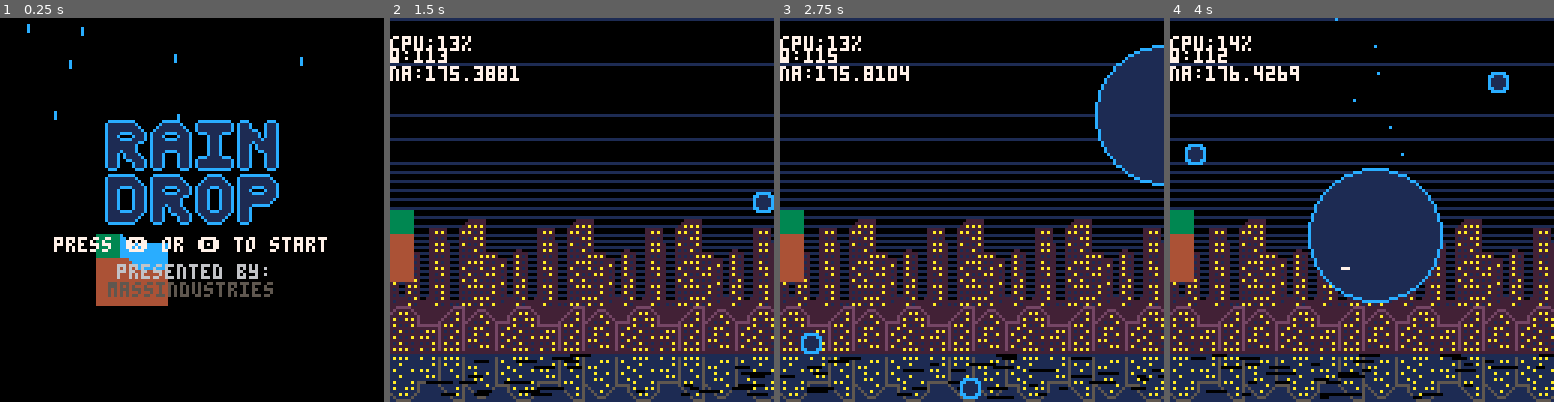
Above: before the commit, frames 1-4 (left to right).
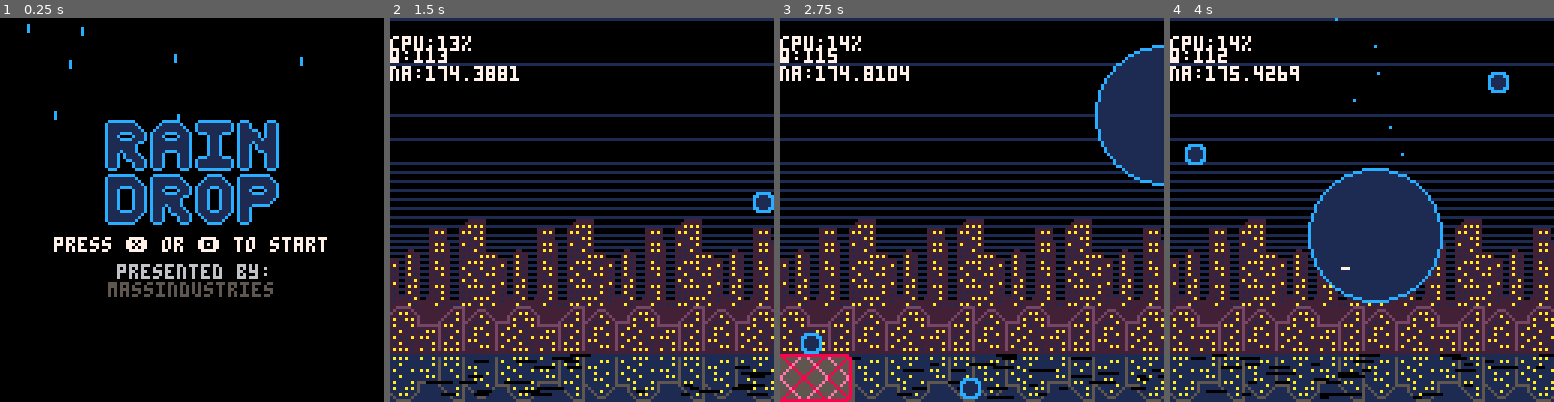
Above: after the commit, the same moments.

Repository: abemassry/rain-drop
Game: PICO-8 cartridge raindrop1.p8
Two runs of this game, one before a commit and one after it. Both use one fixed random seed, a clock stepped at 60 frames per second and the inputs below.
Inputs:
- Up to frame 1 (0.25 s): no input
- Up to frame 2 (1.5 s): tap X (X key) at 0.33, 1.07 s; tap O (Z key) at 0.7 s
- Up to frame 3 (2.75 s): hold Right 1.6-2.1 s; tap O (Z key) at 1.7, 2.1, 2.5 s; tap X (X key) at 1.85 s; hold Up 2.15-2.42 s; hold Right from 2.47 s (still down)
- Up to frame 4 (4 s): tap O (Z key) at 2.9, 3.3, 3.7 s; tap X (X key) at 2.97 s; release Right at 3.03 s; hold Left 3.08-3.58 s; hold Down 3.63-3.97 s

The runs differ from the first frame. In frame 1, 2.5% of the frame differs, in the area x 25-44%, y 56-75%; in frame 2, 1.2%; in frame 3, 3.5%, in the area x 0-19%, y 4-100%; in frame 4, 1.2%.

Commit message:
got water sparkling working, check with droppingrain about this as well

Diff:
--- a/raindrop1.p8
+++ b/raindrop1.p8
@@ -20,13 +20,14 @@
 	-- overlay_state 1 main play
 	-- overlay_state 2 pause
 	pause_length = 5
-	negative_altitude = 175 -- default 0
+	negative_altitude = 174 -- default 0
 	-- remember to change weight as well back to 1 in one_up
 	cloud_token = 0
 	girder_token = 0
 	drone_token = 0
 	hit_token = 0
 	water_shimmer_token = 1
+	water_sparkle = {194, 195, 196, 197, 194}
 	dodge_state = 0
 	drone_dodge_state = 0
 	one_up_hit = 0
@@ -705,13 +706,31 @@
 	})
 end
 
-function draw_end_first_stage_bg()
-	bg_height*=2
-	if (bg_height < 64) then
-		dodge_state = 1
-		bg_height = 64
-	end
-	spr(144, 0, bg_height, 1, 3)
+function draw_end_first_stage_bg(bg_height)
+	bg_height+=156
+	bg_height+=2
+	if (bg_height < 104) then
+		bg_height = 104
+	end
+	spr(192, 0, bg_height, 1, 3)
+	spr(192, 8, bg_height, 1, 3)
+	spr(192, 16, bg_height, 1, 3)
+	spr(193, 24, bg_height, 1, 3)
+	if (cloud_token % 2 == 0) then
+		for i=1,5 do
+			sp=flr(rnd(3))+194
+			water_sparkle[i] = sp
+		end
+	end
+	for i=32,80,8 do
+		j = flr(i/16)
+		spr(water_sparkle[j], i, bg_height, 1, 1)
+		spr(210, i, bg_height+8, 1, 2)
+	end
+	spr(193, 88, bg_height, 1,3, true, false)
+	for i=92,128,8 do
+		spr(192, i, bg_height, 1, 3)
+	end
 
 end
 
@@ -755,11 +774,11 @@
 		for d in all(drones) do
 			d:update()
 		end
-		if one_up.weight > 10 and i > 15 then
+		if one_up.weight > 10 and i > 15 and negative_altitude < 176.5 then
 			add_new_droplet(130)
 			i=0
 		end
-		if one_up.weight <= 10 and i > 15 and one_up.stage == 1 then
+		if one_up.weight <= 10 and i > 15 and one_up.stage == 1 and negative_altitude < 176.5 then
 			add_new_droplet(130)
 			i=0
 		end
@@ -768,7 +787,7 @@
 		drone_token+=1
 		girder_token+=1
 		hit_token+=1
-		if negative_altitude > 30 and #clouds < 2 and cloud_token > 900 then
+		if negative_altitude > 30 and #clouds < 2 and cloud_token > 900 and negative_altitude < 150 then
 			animate_clouds()
 			cloud_token = 0
 		end
@@ -988,42 +1031,42 @@
 0000000000606162636465666700000000000000000000000000000000000000000000000000000000000000000000000000000000000000000000000000000000000000000000000000000000000000000000000000000000000000000000000000000000000000000000000000000000000000000000000000000000000000
 0000000000707172737475767700000000000000000000000000000000000000000000000000000000000000000000000000000000000000000000000000000000000000000000000000000000000000000000000000000000000000000000000000000000000000000000000000000000000000000000000000000000000000
 0000000000808182838485868700000000000000000000000000000000000000000000000000000000000000000000000000000000000000000000000000000000000000000000000000000000000000000000000000000000000000000000000000000000000000000000000000000000000000000000000000000000000000
-0000000000909192939495969700000000000000000000000000000000000000000000000000000000000000000000000000000000000000000000000000000000000000000000000000000000000000000000000000000000000000000000000000000000000000000000000000000000000000000000000000000000000000
-0000000000a0a1a2a3a4a5a6a700000000000000000000000000000000000000000000000000000000000000000000000000000000000000000000000000000000000000000000000000000000000000000000000000000000000000000000000000000000000000000000000000000000000000000000000000000000000000
-0000000000b0b1b2b3b4b5b6b700000000000000000000000000000000000000000000000000000000000000000000000000000000000000000000000000000000000000000000000000000000000000000000000000000000000000000000000000000000000000000000000000000000000000000000000000000000000000
-…(36 lines of a section not shown)…
+0000000000909090939495969700000000000000000000000000000000000000000000000000000000000000000000000000000000000000000000000000000000000000000000000000000000000000000000000000000000000000000000000000000000000000000000000000000000000000000000000000000000000000
+0000000000909090a3a4a5a6a700000000000000000000000000000000000000000000000000000000000000000000000000000000000000000000000000000000000000000000000000000000000000000000000000000000000000000000000000000000000000000000000000000000000000000000000000000000000000
+0000000000909090b3b4b5b6b700000000000000000000000000000000000000000000000000000000000000000000000000000000000000000000000000000000000000000000000000000000000000000000000000000000000000000000000000000000000000000000000000000000000000000000000000000000000000
+…(36 lines of a section not shown)…
Not shown, changed: 48 lines of the sprite sheet (__gfx__) section of raindrop1.p8
Not shown, changed: todo.txt
